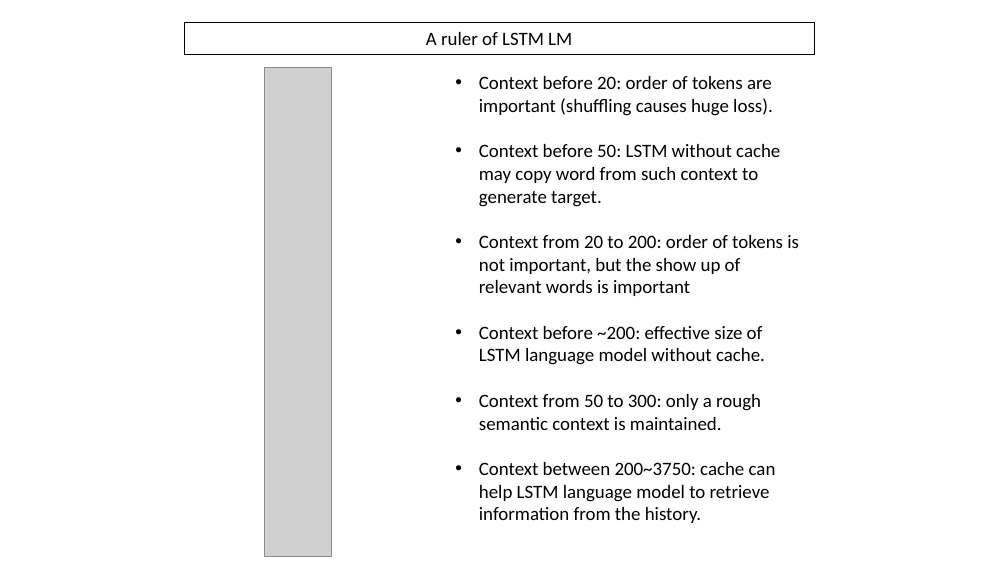
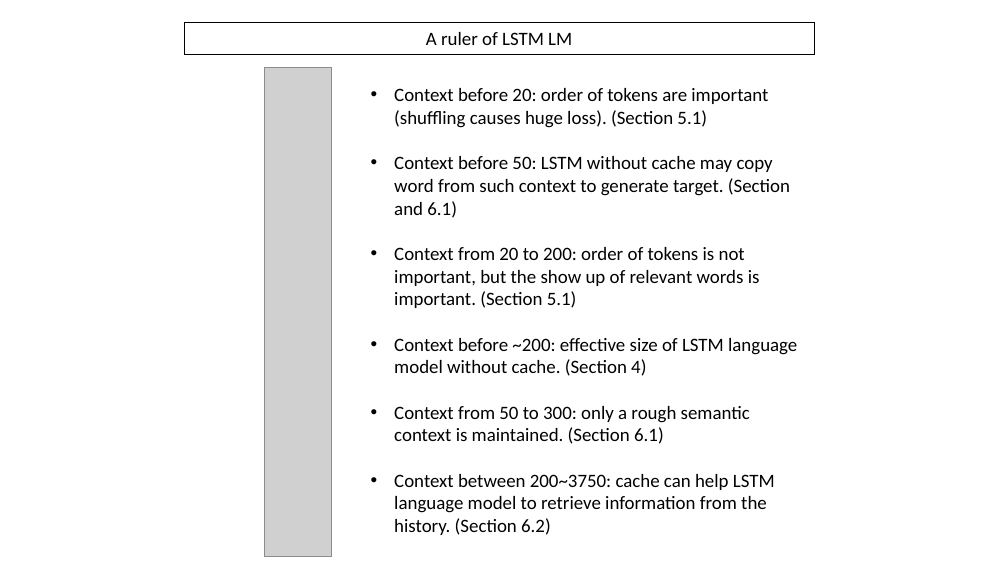
Before and after one commit to clulab/nlp-reading-group, a slide deck: slide 11 of slides/2018-fall/zhengzhong_reading_group.pptx. Drawn at 1008x567 pixels with LibreOffice and Linux fonts; fonts in the diff are those of the drawing; grey boxes stand for pictures. Boxes give left, top, right and bottom in pixels: in the first picture for what was removed or moved away, otherwise in the second. Text is boxed around its words. In the diff, an @@ line names an element or a change of style, - is before the commit and + after.

```diff
--- a/slides/2018-fall/zhengzhong_reading_group.pptx
+++ b/slides/2018-fall/zhengzhong_reading_group.pptx
@@ text at (394,88,797,535): text changed @@
-• Context before 20: order of tokens are important (shuffling causes huge loss).
-• Context before 50: LSTM without cache may copy word from such context to generate target.
-• Context from 20 to 200: order of tokens is not important, but the show up of relevant words is important
-• Context before ~200: effective size of LSTM language model without cache.
-• Context from 50 to 300: only a rough semantic context is maintained.
-• Context between 200~3750: cache can help LSTM language model to retrieve information from the history.
+• Context before 20: order of tokens are important (shuffling causes huge loss). (Section 5.1)
+• Context before 50: LSTM without cache may copy word from such context to generate target. (Section and 6.1)
+• Context from 20 to 200: order of tokens is not important, but the show up of relevant words is important. (Section 5.1)
+• Context before ~200: effective size of LSTM language model without cache. (Section 4)
+• Context from 50 to 300: only a rough semantic context is maintained. (Section 6.1)
+• Context between 200~3750: cache can help LSTM language model to retrieve information from the history. (Section 6.2)
```
Also in this commit, not shown: 1 other file.
